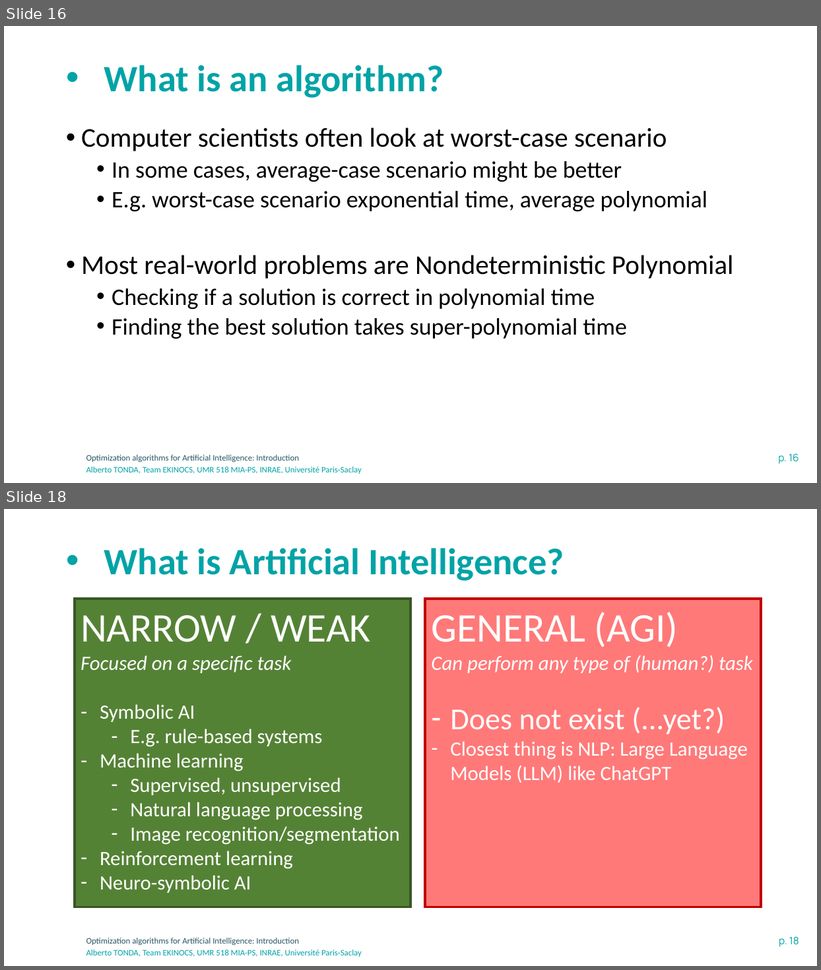
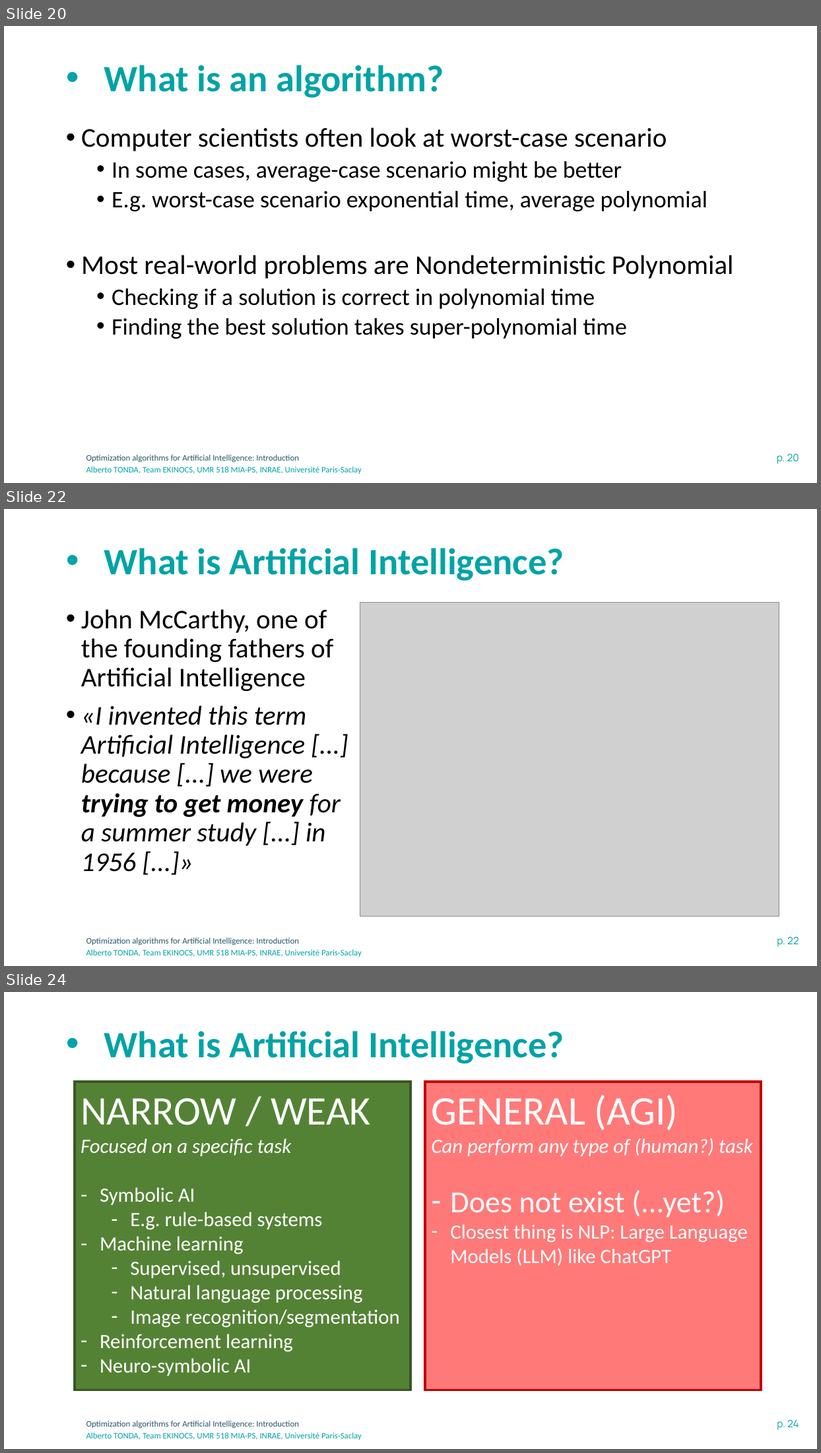
Before and after one commit to albertotonda/teaching, a slide deck: optimization-methods-for-artificial-intelligence/introduction.pptx. Shown one above the other, each under a label of ours: slides 16 and 18 before the commit, slides 20, 22 and 24 after it; the slides between them are not shown. The pictures are 821x970 and 821x1453 pixels, drawn with LibreOffice and Linux fonts; fonts in the diff are those of the drawing; grey boxes stand for pictures; background and template pictures are left out. Boxes give left, top, right and bottom in pixels: in the first picture for what was removed or moved away, otherwise in the second. Text is boxed around its words. In the diff, an @@ line names an element or a change of style, - is before the commit and + after.

```diff
--- a/optimization-methods-for-artificial-intelligence/introduction.pptx
+++ b/optimization-methods-for-artificial-intelligence/introduction.pptx
@@ slide 22 added at [4,509,817,966], background #FFFFFF; not listed: 3 template elements that a slide beside it also shows @@
@@ title added at [104,548,564,581], 44 pt, text #00A3A6, bold @@
+• What is Artificial Intelligence?
@@ picture added at [360,602,780,917] @@
@@ text added at [81,609,341,872], 32 pt, text #000000, italic @@
+• John McCarthy, one of the founding fathers of Artificial Intelligence
+• «I invented this term Artificial Intelligence [...] because [...] we were trying to get money for a summer study [...] in 1956 [...]»
@@ what was slide 16 is now slide 20 @@
@@ page number at [777,454,799,464]: text changed @@
-p. 16
+p. 20
@@ what was slide 18 is now slide 24 @@
@@ page number at [777,1420,799,1430]: text changed @@
-p. 18
+p. 24
```
Also in this commit, not shown: 6 slides changed, 5 other slides added, 9 other files.
